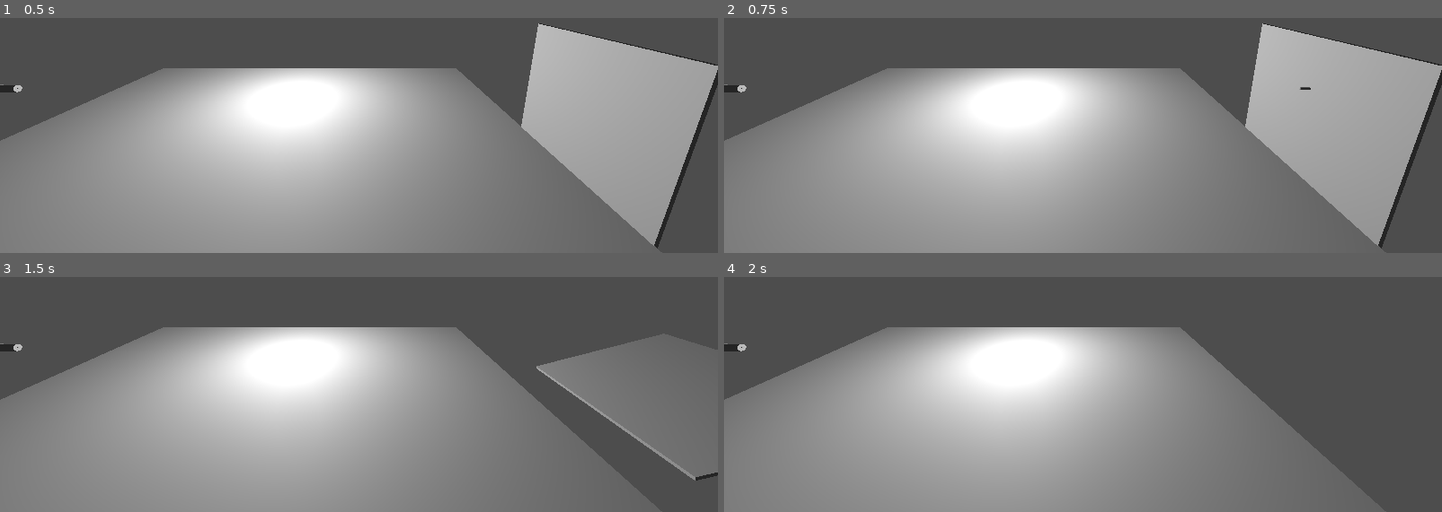
Above: before the commit, frames 1-4 (two rows, left to right).
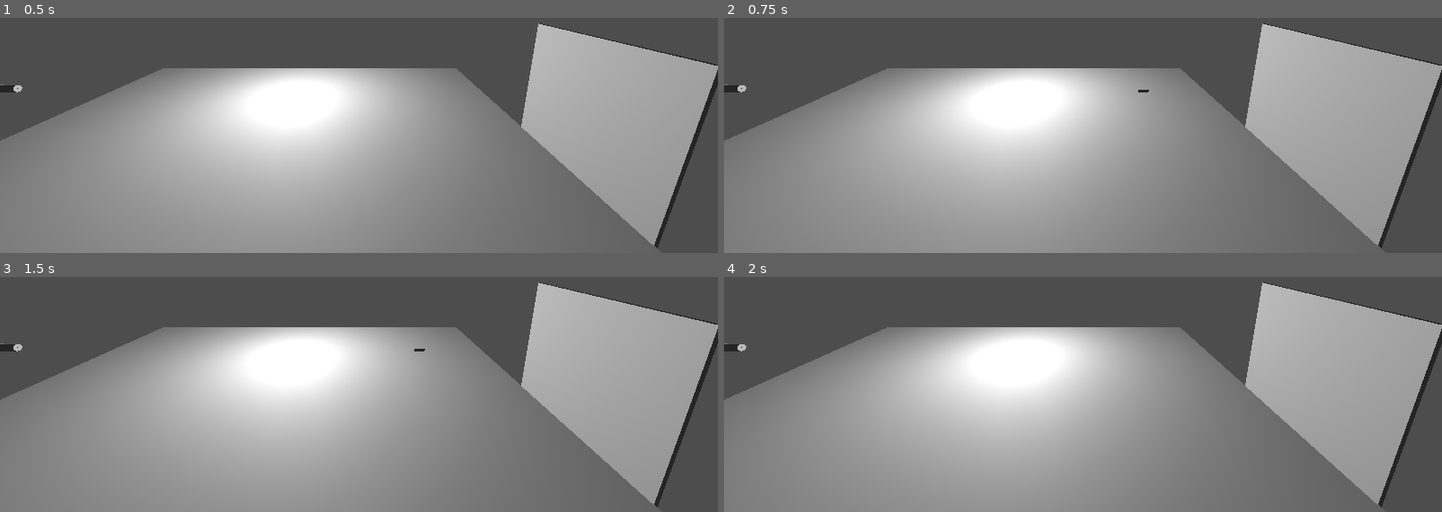
Above: after the commit, the same moments.

Repository: KrzysztofSieczkiewicz/Godot-ArmorPenetrationTest
Game: Godot game, scene res://Main.tscn
Same seed, same stepped clock (60 frames per second), same inputs: the game is played once before the commit and once after it.
Inputs (mouse positions are in pixels of both pictures, inside the frame that each line leads up to):
- Up to frame 1 (0.5 s): no input
- Up to frame 2 (0.75 s): tap Enter at 0.5 s; move the mouse to (1240, 32) at 0.52 s; click (1240, 32) at 0.6 s
- Up to frame 3 (1.5 s): tap Space at 1.25 s; move the mouse to (215, 331) at 1.27 s; click (215, 331) at 1.35 s
- Up to frame 4 (2 s): no input

Frame 1 is identical in both runs. In frame 2, less than 0.1% of the frame differs, in the area x 57-82%, y 29-32%; in frame 3, 17%, in the area x 57-100%, y 2-99%; in frame 4, 16%.

Commit message:
raycast thickness check init

Diff:
--- a/Projectile/Projectile_AP.gd
+++ b/Projectile/Projectile_AP.gd
@@ -1,10 +1,12 @@
 extends CharacterBody3D
 
-@export var MUZZLE_VELOCITY: float= 600.0;
+@export var MUZZLE_VELOCITY: float= 100.0;
 @export var MASS: float = 6.79;
-@export var DRAG_FACTOR: float = 0.05; # Note: DRAG_FACTOR replaces the complex (1/2 * rho * A * C_d) physics term
+@export var DRAG_FACTOR: float = 0.005; # Note: DRAG_FACTOR replaces the complex (1/2 * rho * A * C_d) physics term
 
 var initial_direction: Vector3 = Vector3.ZERO
+
+@onready var thickness_raycast: RayCast3D = $RayCast3D
 
 func _ready() -> void:
 	if initial_direction != Vector3.ZERO:
@@ -22,6 +24,7 @@
 		var drag_acceleration_magnitude = drag_force_magnitude / MASS
 		var drag_deceleration = velocity.normalized() * drag_acceleration_magnitude
 		velocity -= drag_deceleration * delta
+		push_warning("Current projectile velocity %s" % velocity)
 
 		look_at(global_position + velocity, Vector3.UP)
 
@@ -45,5 +48,46 @@
 
 	var angle_of_impact = 90.0 - angle_deg
 
-	push_warning("Collision detected! Collision angle %s" % angle_of_impact)
-	#queue_free()
+	_trigger_raycast_collision_check()
+	#push_warning("Collision detected! Collision angle %s" % angle_of_impact)
+	queue_free()
+
+func _trigger_raycast_collision_check() -> float:
+	var OFFSET_DISTANCE = 0.01
+	var RAY_LENGTH = 500.0
+
+	thickness_raycast.enabled = true
+	thickness_raycast.target_position = initial_direction.normalized() * RAY_LENGTH
+	thickness_raycast.force_raycast_update()
+
+	if not thickness_raycast.is_colliding():
+		thickness_raycast.enabled = false
+		push_warning("Ray did not hit the mesh.")
+		return 0.0
+
+	var entry_point: Vector3 = thickness_raycast.get_collision_point()
+	var entry_normal: Vector3 = thickness_raycast.get_collision_normal()
+
+	var inward_direction: Vector3 = -entry_normal.normalized()
+	var ray_origin: Vector3 = entry_point + (inward_direction * OFFSET_DISTANCE)
+
+	thickness_raycast.global_transform.origin = ray_origin
+	var global_end_point = ray_origin + inward_direction * RAY_LENGTH
+	thickness_raycast.target_position = thickness_raycast.to_local(global_end_point)
+	thickness_raycast.force_raycast_update()
+
+	if not thickness_raycast.is_colliding():
+		thickness_raycast.enabled = false
+		push_warning("Ray entered mesh but did not find an exit point within bounds.")
+		return 0.0
+
+	var exit_point: Vector3 = thickness_raycast.get_collision_point()
+	var thickness: float = entry_point.distance_to(exit_point)
+
+	thickness_raycast.enabled = false
+
+	print("Mesh Entry Point: ", entry_point)
+	print("Mesh Exit Point:  ", exit_point)
+	print("Calculated Thickness: ", thickness)
+
+	return thickness
--- a/Projectile/Projectile_AP.tscn
+++ b/Projectile/Projectile_AP.tscn
@@ -20,3 +20,7 @@
 [node name="CollisionShape3D" type="CollisionShape3D" parent="."]
 transform = Transform3D(1, 0, 0, 0, -4.371139e-08, 1, 0, -1, -4.371139e-08, 0, 0, 0)
 shape = SubResource("CapsuleShape3D_1p38p")
+
+[node name="RayCast3D" type="RayCast3D" parent="."]
+transform = Transform3D(1, 0, 0, 0, -4.371139e-08, -1, 0, 1, -4.371139e-08, 0, 0, -0.165)
+enabled = false
